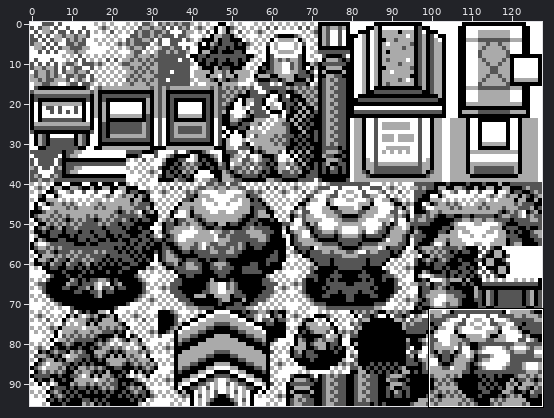
File history of a sprite sheet, gfx/tilesets/forest.png. The first picture is a wide view before the edit; the outline marks the close-up.
Close-up. As it was:
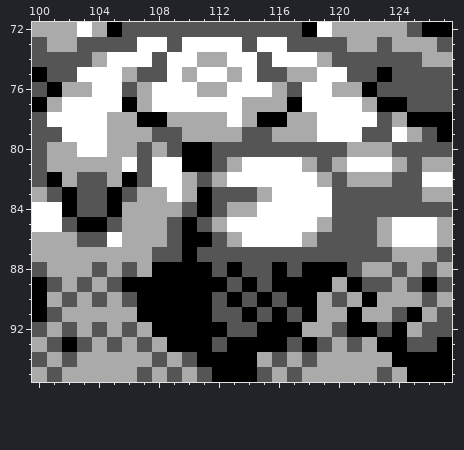
The file is 128x96 pixels. Shown: x 100..127, y 72..95.
After the commit:
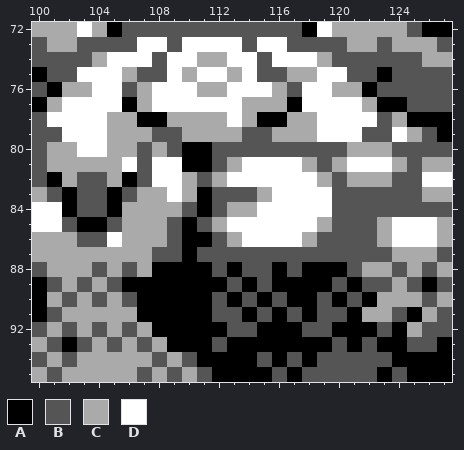
Palette (. is transparent): A #000000  B #555555  C #aaaaaa  D #ffffff
From old to new:
y 89: x 120 C -> B
y 90: x 119..121 CBC -> BAB
y 91: x 119..120 CC -> BB
y 92: x 118..120 CCB -> BBA
y 93: x 117 B -> A; x 119..122 BCBC -> ABAB
y 94: x 115..123 CBCBCCCCC -> BABABBBBB
y 95: x 115..124 BCBCCCCCBC -> ABABBBBBAB
